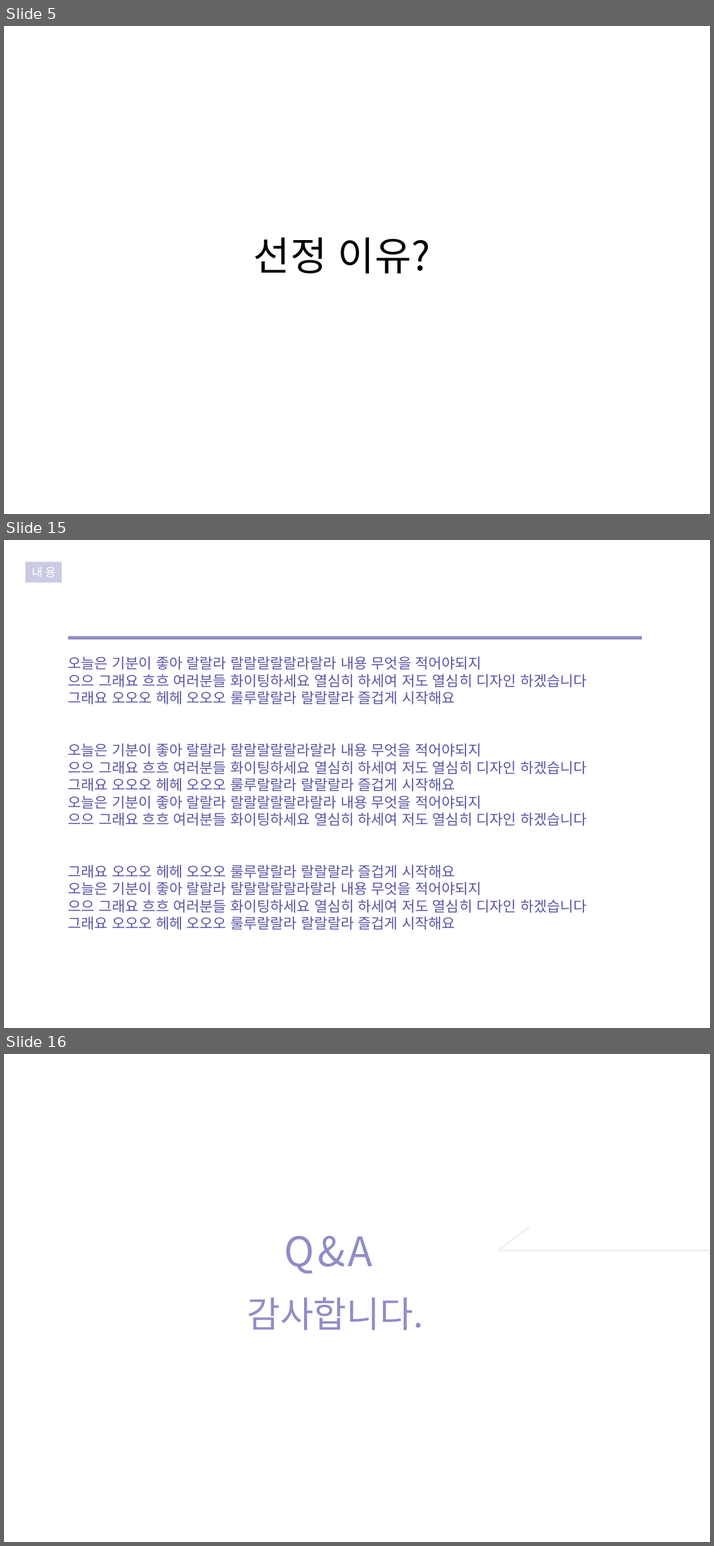
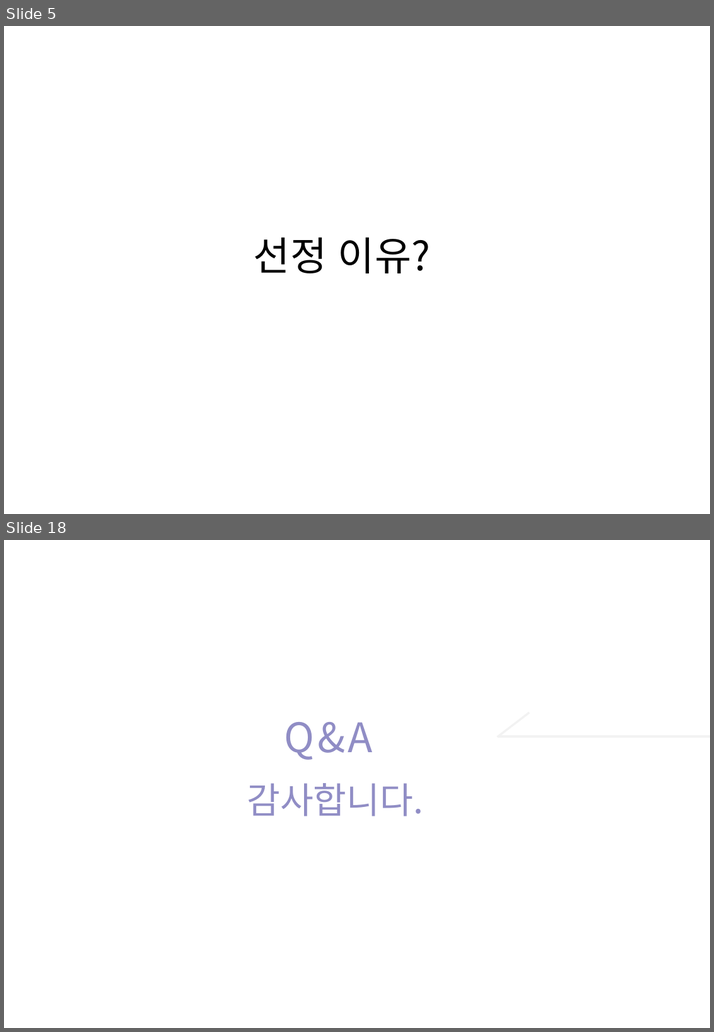
Before and after one commit to SekyuShin/FinalProject_saveFile, a slide deck: VHDL/2주차/18.11.07 - 디시설(김동욱).pptx. Shown one above the other, each under a label of ours: slides 5, 15 and 16 before the commit, slides 5 and 18 after it; the slides between them are not shown. The pictures are 714x1546 and 714x1032 pixels, drawn with LibreOffice and Linux fonts; fonts in the diff are those of the drawing; background and template pictures are left out. Boxes give left, top, right and bottom in pixels: in the first picture for what was removed or moved away, otherwise in the second. Text is boxed around its words. In the diff, an @@ line names an element or a change of style, - is before the commit and + after.

```diff
--- a/VHDL/2주차/18.11.07 - 디시설(김동욱).pptx
+++ b/VHDL/2주차/18.11.07 - 디시설(김동욱).pptx
@@ slide 15 removed at (4,540,710,1028), background picture (left out) @@
@@ rectangle removed at (25,562,62,583) @@
@@ text removed at (32,567,56,577) @@
-내용
@@ rectangle removed at (68,636,322,640) @@
@@ rectangle removed at (322,636,642,640) @@
@@ text removed at (68,657,586,930) @@
-오늘은 기분이 좋아 랄랄라 랄랄랄랄랄라랄라 내용 무엇을 적어야되지
-으으 그래요 흐흐 여러분들 화이팅하세요 열심히 하세여 저도 열심히 디자인 하겠습니다
-그래요 오오오 헤헤 오오오 룰루랄랄라 랄랄랄라 즐겁게 시작해요
-오늘은 기분이 좋아 랄랄라 랄랄랄랄랄라랄라 내용 무엇을 적어야되지
-으으 그래요 흐흐 여러분들 화이팅하세요 열심히 하세여 저도 열심히 디자인 하겠습니다
-그래요 오오오 헤헤 오오오 룰루랄랄라 랄랄랄라 즐겁게 시작해요
-오늘은 기분이 좋아 랄랄라 랄랄랄랄랄라랄라 내용 무엇을 적어야되지
-으으 그래요 흐흐 여러분들 화이팅하세요 열심히 하세여 저도 열심히 디자인 하겠습니다
-그래요 오오오 헤헤 오오오 룰루랄랄라 랄랄랄라 즐겁게 시작해요
-오늘은 기분이 좋아 랄랄라 랄랄랄랄랄라랄라 내용 무엇을 적어야되지
-으으 그래요 흐흐 여러분들 화이팅하세요 열심히 하세여 저도 열심히 디자인 하겠습니다
-그래요 오오오 헤헤 오오오 룰루랄랄라 랄랄랄라 즐겁게 시작해요
@@ what was slide 16 is now slide 18 @@
```
Also in this commit, not shown: 8 slides changed, 6 slides added, 3 other slides removed, 7 other files.
